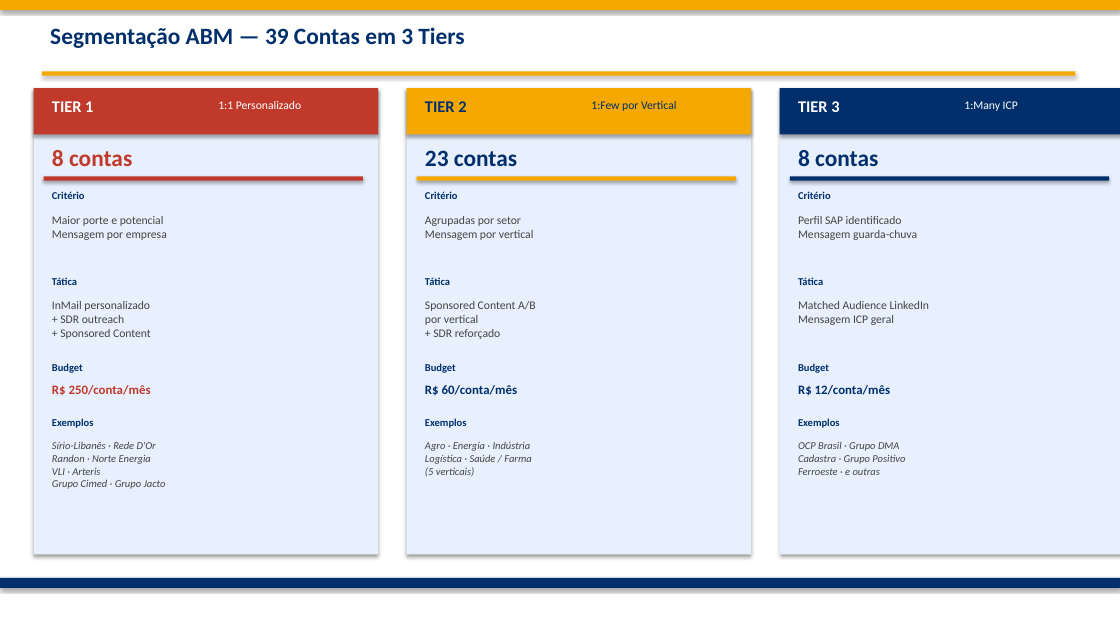
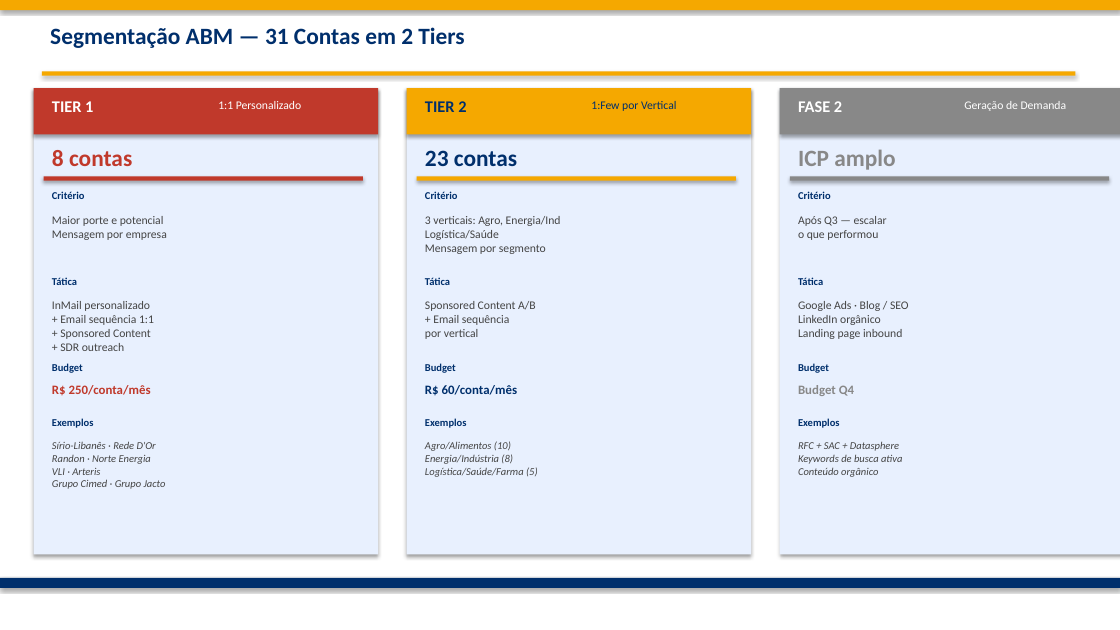
Before and after one commit to frsant96-gif/marketing-agents, a slide deck: slide 3 of marketing/campanhas/fabrica-de-analytics-q3-2026/Fabrica_Analytics_ABM_Q3_2026.pptx. Drawn at 1120x630 pixels with LibreOffice and Linux fonts; fonts in the diff are those of the drawing. Boxes give left, top, right and bottom in pixels: in the first picture for what was removed or moved away, otherwise in the second. Text is boxed around its words. In the diff, an @@ line names an element or a change of style, - is before the commit and + after.

```diff
--- a/marketing/campanhas/fabrica-de-analytics-q3-2026/Fabrica_Analytics_ABM_Q3_2026.pptx
+++ b/marketing/campanhas/fabrica-de-analytics-q3-2026/Fabrica_Analytics_ABM_Q3_2026.pptx
@@ text at (50,27,464,48): text changed @@
-Segmentação ABM — 39 Contas em 3 Tiers
+Segmentação ABM — 31 Contas em 2 Tiers
@@ rectangle at (780,88,1120,134): fill #002F6C to #888888 @@
@@ text at (798,101,842,112): text changed @@
-TIER 3
+FASE 2
@@ text at (964,101,1067,111): text changed @@
-1:Many ICP
+Geração de Demanda
@@ text at (798,149,895,170): text changed; text colour #002F6C to #888888 @@
-8 contas
+ICP amplo
@@ rectangle at (790,176,1109,181): fill #002F6C to #888888 @@
@@ text at (425,216,561,254): text changed @@
-Agrupadas por setor
-Mensagem por vertical
+3 verticais: Agro, Energia/Ind
+Logística/Saúde
+Mensagem por segmento
@@ text at (798,216,887,240): text changed @@
-Perfil SAP identificado
-Mensagem guarda-chuva
+Após Q3 — escalar
+o que performou
@@ text at (52,301,154,351): text changed @@
-InMail personalizado
-+ SDR outreach
-+ Sponsored Content
+InMail personalizado
++ Email sequência 1:1
++ Sponsored Content
++ SDR outreach
@@ text at (425,301,536,339): text changed @@
-Sponsored Content A/B
-por vertical
-+ SDR reforçado
+Sponsored Content A/B
++ Email sequência
+por vertical
@@ text at (798,301,909,339): text changed @@
-Matched Audience LinkedIn
-Mensagem ICP geral
+Google Ads · Blog / SEO
+LinkedIn orgânico
+Landing page inbound
@@ text at (798,385,854,396): text changed; text colour #002F6C to #888888 @@
-R$ 12/conta/mês
+Budget Q4
@@ text at (425,441,538,477): text changed @@
-Agro · Energia · Indústria
-Logística · Saúde / Farma
-(5 verticais)
+Agro/Alimentos (10)
+Energia/Indústria (8)
+Logística/Saúde/Farma (5)
@@ text at (798,441,902,477): text changed @@
-OCP Brasil · Grupo DMA
-Cadastra · Grupo Positivo
-Ferroeste · e outras
+RFC + SAC + Datasphere
+Keywords de busca ativa
+Conteúdo orgânico
```
Also in this commit, not shown: 4 other slides changed, 3 other files.
